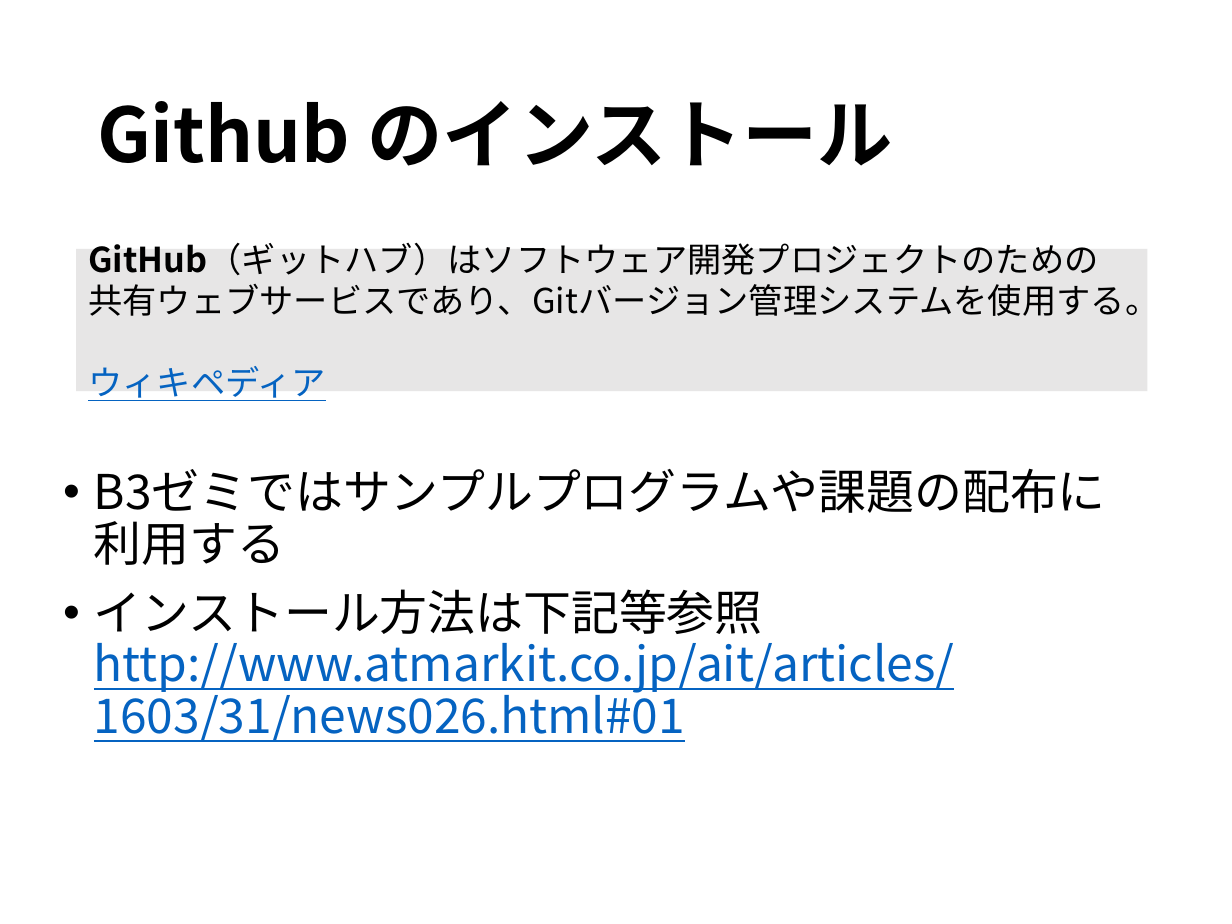
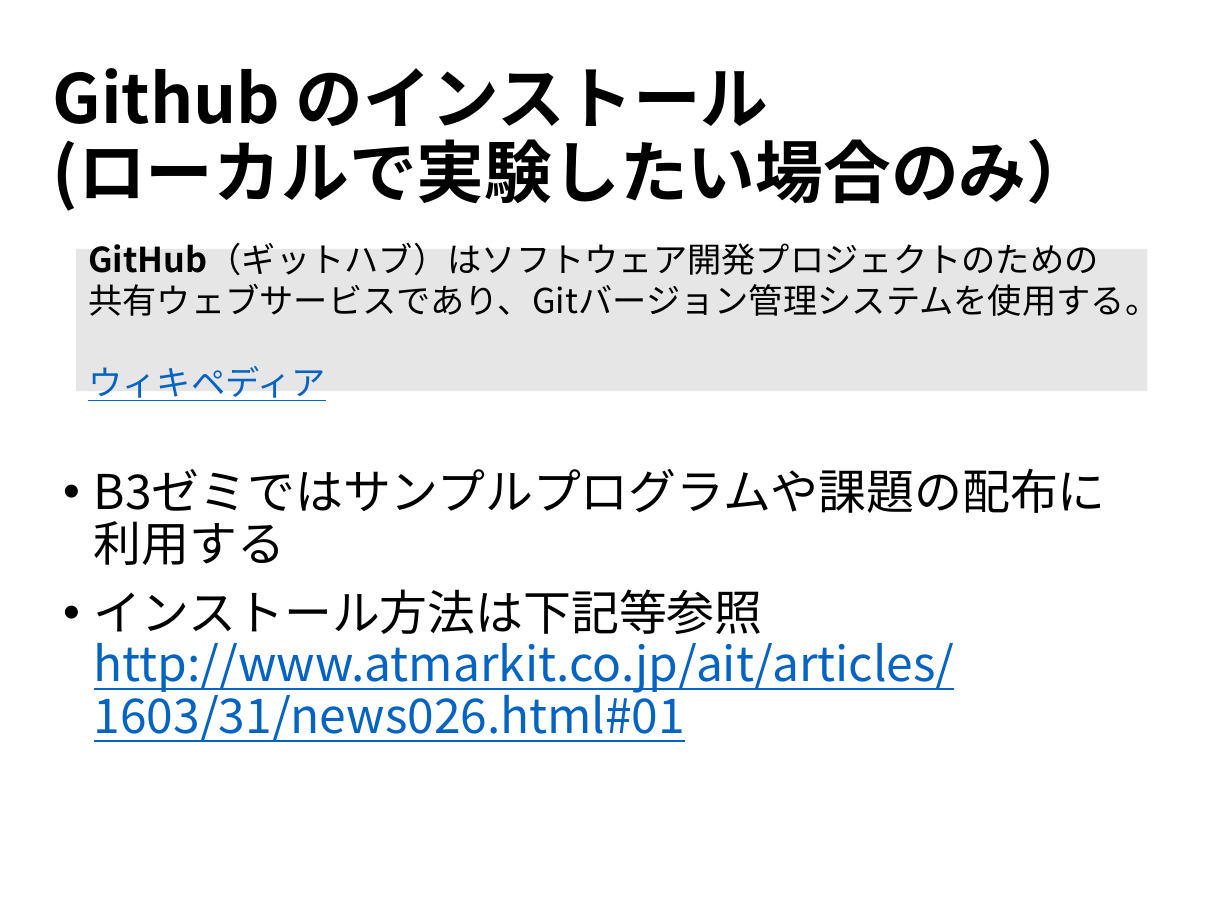
Before and after one commit to NaohiroTawara/B3_seminor2018, a slide deck: slide 5 of DNN.pptx (slide 4 before the commit). Drawn at 1232x924 pixels with LibreOffice and Linux fonts; fonts in the diff are those of the drawing. Boxes give left, top, right and bottom in pixels: in the first picture for what was removed or moved away, otherwise in the second. Text is boxed around its words. In the diff, an @@ line names an element or a change of style, - is before the commit and + after.

```diff
--- a/DNN.pptx
+++ b/DNN.pptx
@@ title at (x1=52, y1=68, x2=1094, y2=211): text changed; size 44 to 39.6 pt @@
-Github のインストール
+Github のインストール
+(ローカルで実験したい場合のみ）
```
Also in this commit, not shown: 2 slides added, 1 other file.
